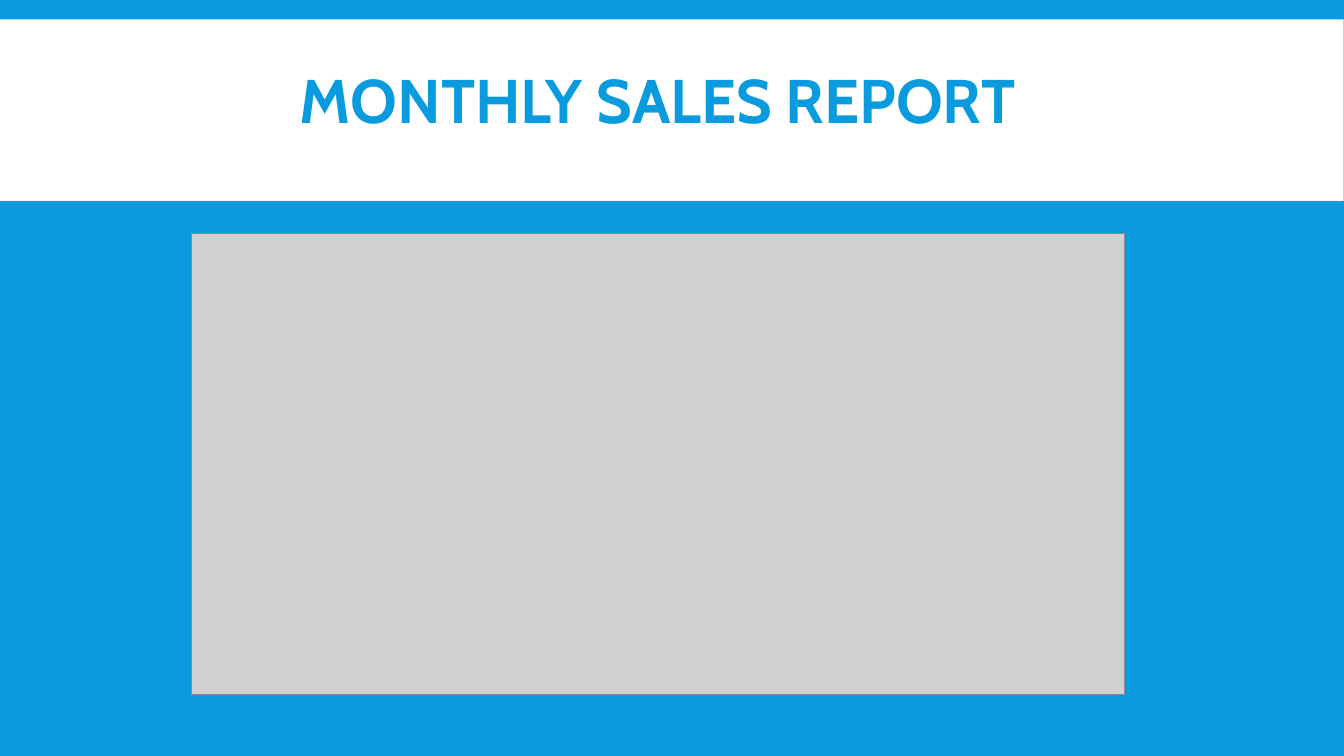
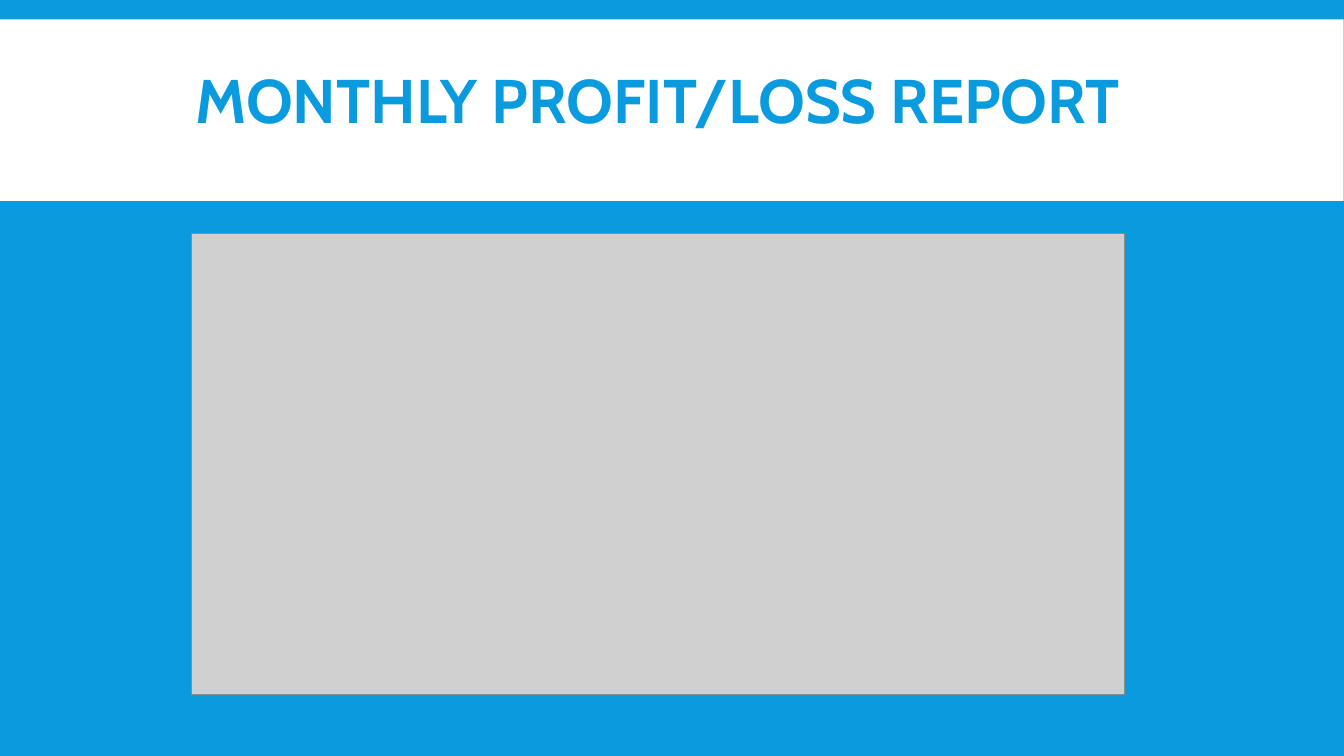
Before and after one commit to fun2vault/Team-4-Project, a slide deck: slide 62 of Design_Phase_Presentation_Final.pptx. Drawn at 1344x756 pixels with LibreOffice and Linux fonts; fonts in the diff are those of the drawing; grey boxes stand for pictures. Boxes give left, top, right and bottom in pixels: in the first picture for what was removed or moved away, otherwise in the second. Text is boxed around its words. In the diff, an @@ line names an element or a change of style, - is before the commit and + after.

```diff
--- a/Design_Phase_Presentation_Final.pptx
+++ b/Design_Phase_Presentation_Final.pptx
@@ title at (195, 79, 1119, 129): text changed @@
-MONTHLY SALES REPORT
+MONTHLY PROFIT/LOSS REPORT
```
